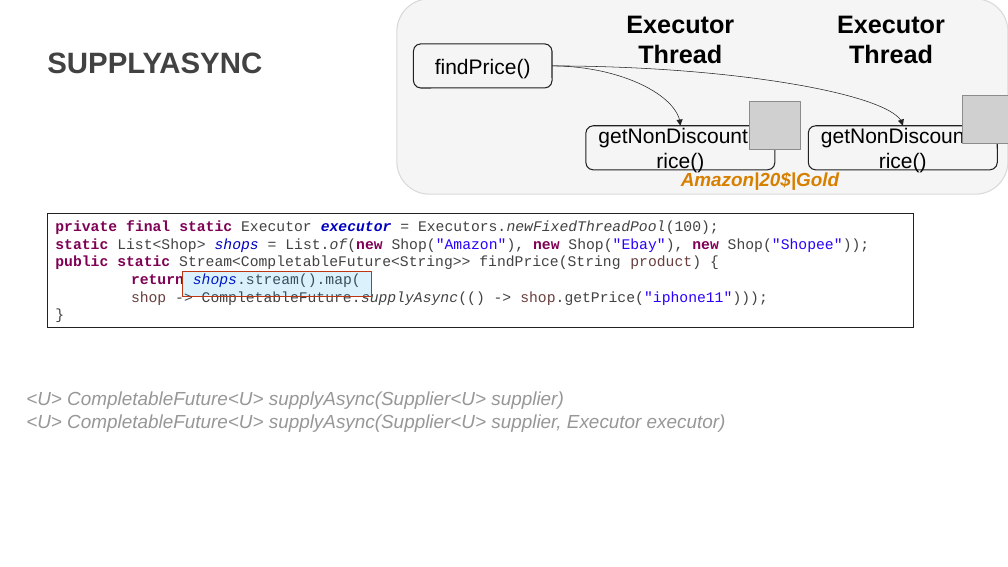
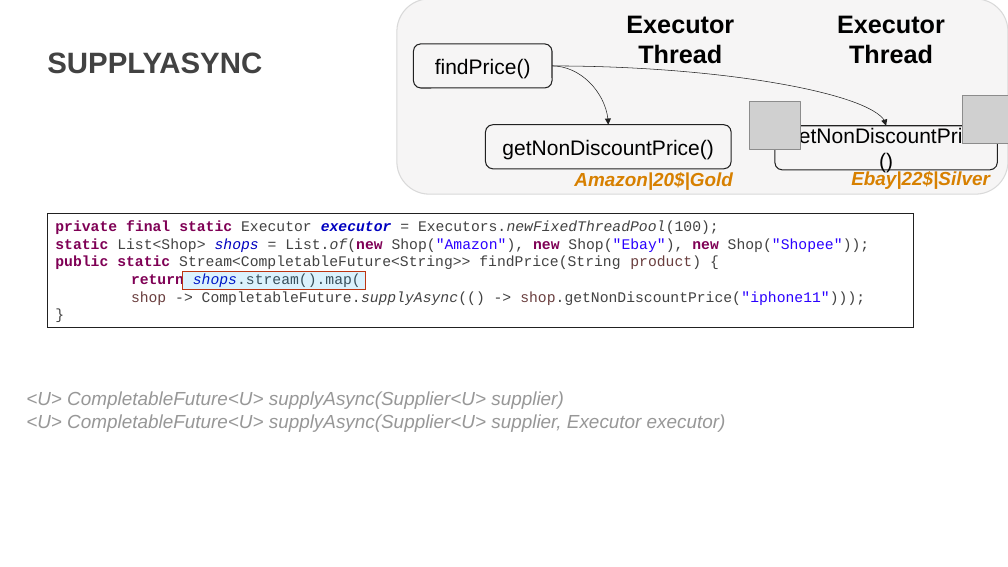
Before and after one commit to DevDay2019-AxonActive/DevDay2019---Advanced-Java, a slide deck: slide 11 of presentations/java_future.pptx (slide 17 before the commit). Drawn at 1008x567 pixels with LibreOffice and Linux fonts; fonts in the diff are those of the drawing; grey boxes stand for pictures; background and template pictures are left out. Boxes give left, top, right and bottom in pixels: in the first picture for what was removed or moved away, otherwise in the second. Text is boxed around its words. In the diff, an @@ line names an element or a change of style, - is before the commit and + after.

```diff
--- a/presentations/java_future.pptx
+++ b/presentations/java_future.pptx
@@ curved arrow moved from (552, 66) - (903, 126) to (552, 66) - (886, 126) @@
@@ curved arrow moved from (552, 66) - (681, 126) to (552, 66) - (609, 125) @@
@@ rounded rectangle "getNonDiscountPrice()": place and size @@
-rounded rectangle "getNonDiscountPrice()" at bbox=[586, 126, 775, 169]
+rounded rectangle "getNonDiscountPrice()" at bbox=[485, 125, 731, 169]
@@ rounded rectangle "getNonDiscountPrice()": place and size @@
-rounded rectangle "getNonDiscountPrice()" at bbox=[808, 126, 997, 169]
+rounded rectangle "getNonDiscountPrice()" at bbox=[775, 126, 997, 169]
@@ text "Amazon|20$|Gold": place and size @@
-text "Amazon|20$|Gold" at bbox=[681, 171, 839, 190]
+text "Amazon|20$|Gold" at bbox=[574, 172, 732, 190]
@@ text added at bbox=[851, 171, 990, 189], 18 pt, text #D78000, bold, italic @@
+Ebay|22$|Silver
@@ text in rectangle at bbox=[131, 291, 865, 305]: text changed @@
-shop -> CompletableFuture.supplyAsync(() -> shop.getPrice("iphone11")));
+shop -> CompletableFuture.supplyAsync(() -> shop.getNonDiscountPrice("iphone11")));
@@ rectangle: place and size @@
-rectangle at bbox=[183, 271, 372, 296]
+rectangle at bbox=[183, 271, 366, 290]
```
Also in this commit, not shown: 12 other slides changed, 3 slides added, 9 slides removed.
